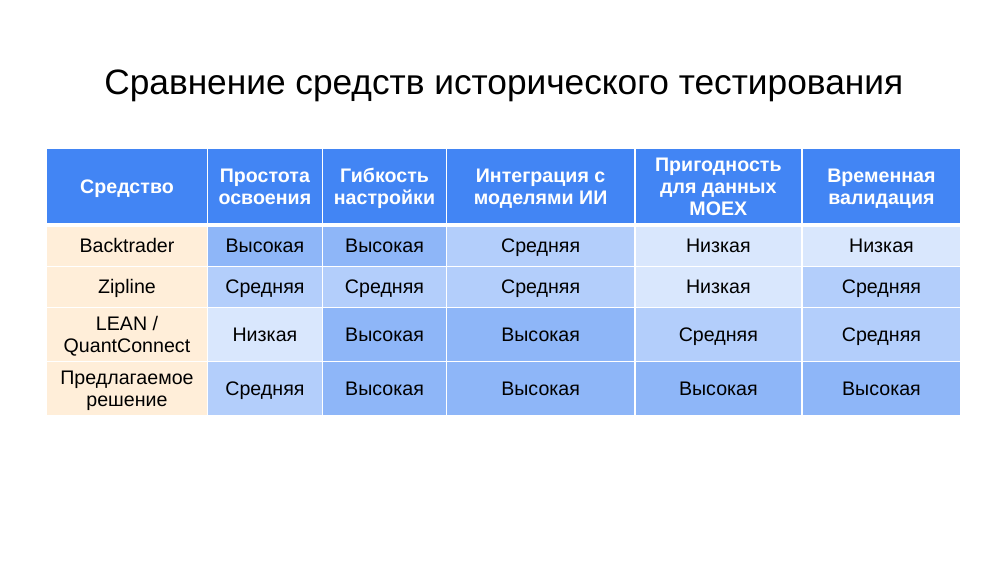
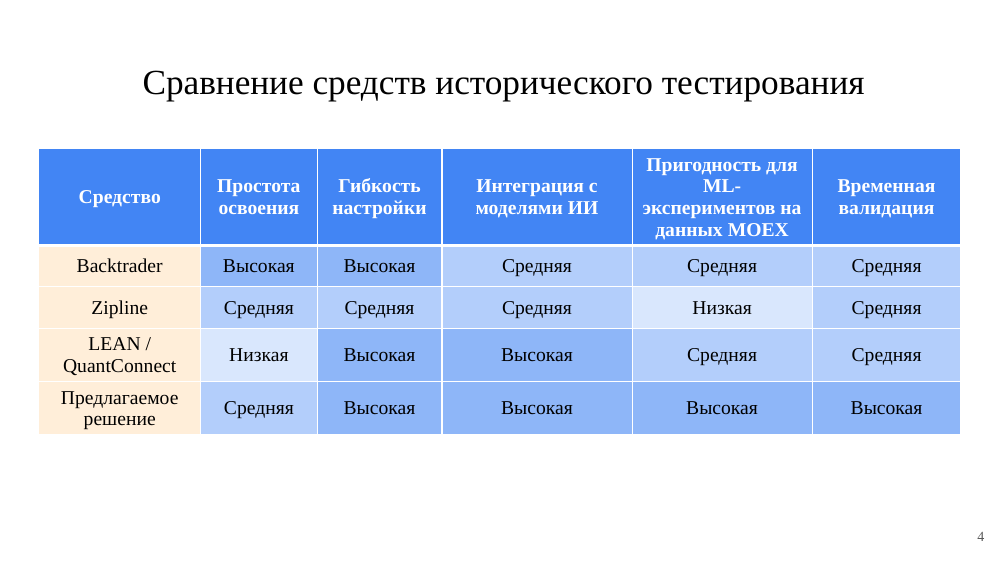
Before and after one commit to PetrovKirill00/BKP, a slide deck: slide 4 of Презентация.pptx. Drawn at 1008x567 pixels with LibreOffice and Linux fonts; fonts in the diff are those of the drawing. Boxes give left, top, right and bottom in pixels: in the first picture for what was removed or moved away, otherwise in the second. Text is boxed around its words. In the diff, an @@ line names an element or a change of style, - is before the commit and + after.

```diff
--- a/Презентация.pptx
+++ b/Презентация.pptx
@@ title "Сравнение средств исторического тестирования" at (x1=143, y1=70, x2=865, y2=101): font Arial to Times New Roman @@
@@ table at (x1=39, y1=148, x2=964, y2=450) @@
-row 1, column 5: Пригодность для данных MOEX
+row 1, column 5: Пригодность для ML-экспериментов на данных MOEX
-row 2, column 5: Низкая
+row 2, column 5: Средняя
-row 2, column 6: Низкая
+row 2, column 6: Средняя
@@ fill #D9E7FD to #B3CEFB in 2 cells @@
@@ font Arial to Times New Roman in "Средство", "Простота освоения", "Гибкость настройки", "Интеграция с моделями ИИ" and 23 more places @@
@@ table resized from (x1=46, y1=148, x2=962, y2=425) to (x1=39, y1=148, x2=964, y2=450) @@
@@ page number added at (x1=977, y1=532, x2=984, y2=541), 10 pt, text #595959 @@
+4
```
Also in this commit, not shown: 4 other slides changed, 7 slides added, 5 slides removed, 24 other files.
